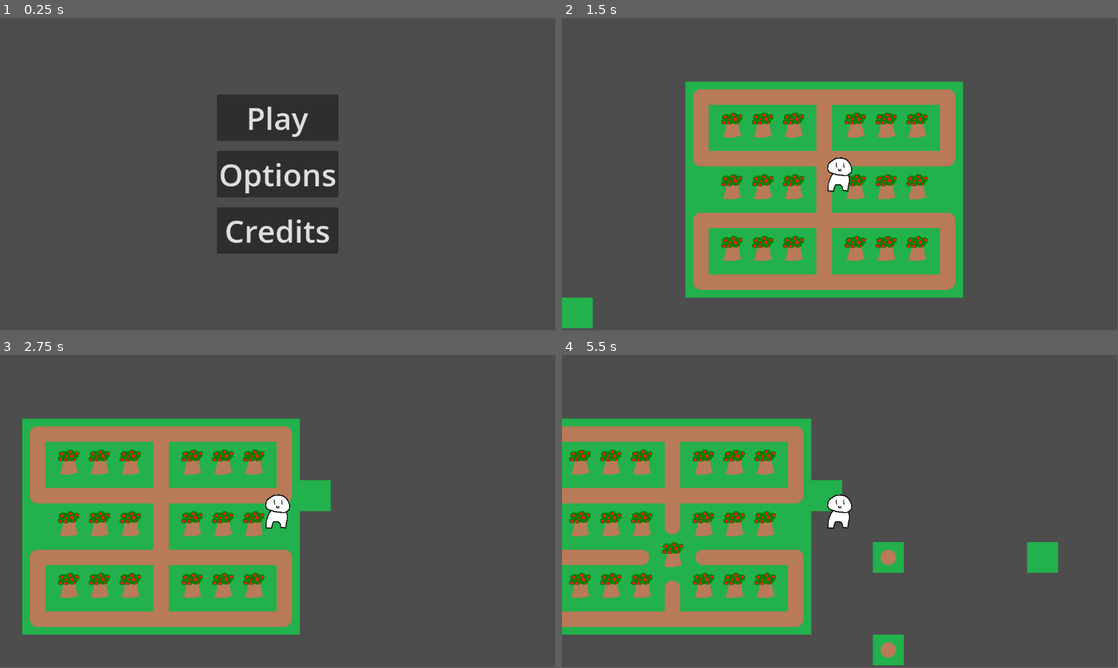
Above: before the commit, frames 1-4 (two rows, left to right).
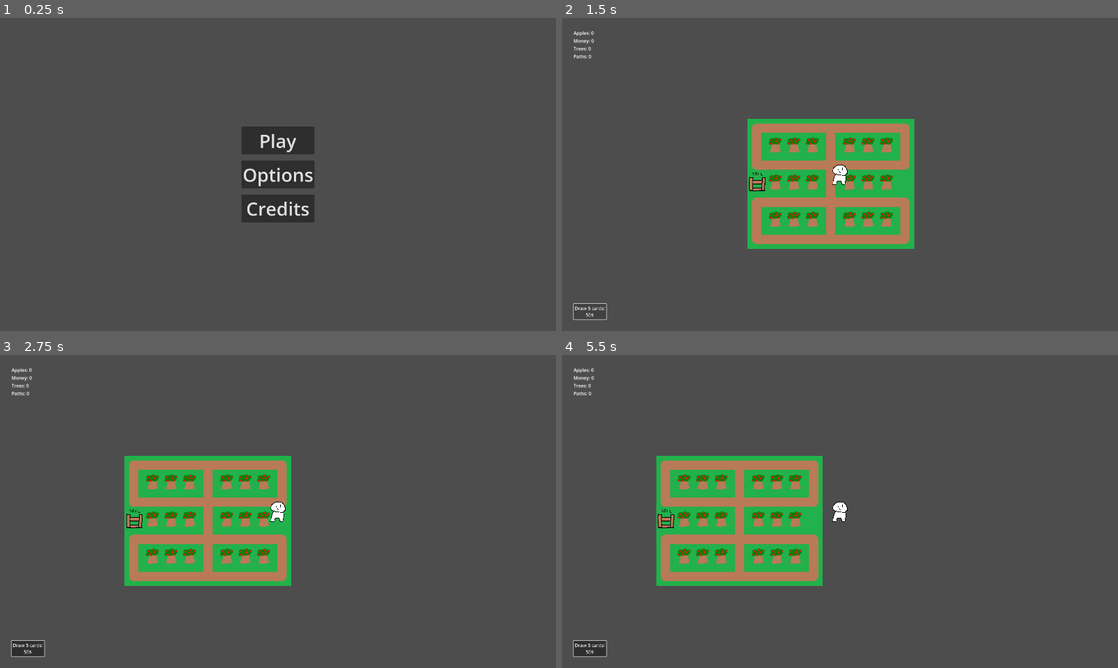
Above: after the commit, the same moments.

Repository: Neon72/ExterraAppleGame
Game: Godot game, scene res://Scenes/Main_menu.tscn
The game is run twice, just before and just after one commit, with the same random seed, the same clock (stepped at 60 frames per second) and the same inputs.
Inputs (mouse positions are in pixels of both pictures, inside the frame that each line leads up to):
- Up to frame 1 (0.25 s): no input
- Up to frame 2 (1.5 s): click "Play" at 0.5 s; click (589, 312) at 1.25 s, where only the run after the commit has a clickable "Draw 5 cards! 50$"
- Up to frame 3 (2.75 s): tap Enter at 2 s; move the mouse to (400, 495) at 2.02 s; hold D (right) from 2.03 s (still down); tap 1 (1) at 2.1 s; click (400, 495) at 2.17 s; tap 2 (2) at 2.3 s
- Up to frame 4 (5.5 s): move the mouse to (728, 527) at 2.77 s; release D (right) at 2.78 s; hold S (down) 2.78-3.53 s; tap 2 (2) at 2.85, 5.3 s; click (728, 527) at 2.92 s; tap 3 (3) at 3.05, 3.6 s; move the mouse to (895, 442) at 3.52 s; hold D (right) 3.53-4.28 s; click (895, 442) at 3.67 s; tap B (Build Mode, bound only after the commit) at 3.8, 4.35 s; move the mouse to (812, 574) at 4.27 s; hold W (up) 4.28-5.03 s; click (812, 574) at 4.42 s; tap 1 (1) at 4.55, 5.1 s; move the mouse to (1006, 558) at 5.02 s; hold A (left) from 5.03 s (still down); click (1006, 558) at 5.17 s
The window is 799x449 before the commit and 800x450 after it. Grey fills any space a smaller window leaves; there, only what the larger window draws over its background counts as a difference.

The runs differ from the first frame. In frame 1, 8.4% of the frame differs, in the area x 39-61%, y 24-76%; in frame 2, 30%; in frame 3, 31%, in the area x 2-60%, y 4-97%; in frame 4, 29%.

Commit message:
Minimum-Viable Prototype! Added selling apples, gathering apples, proper tile placement rules, money, the basics needed for the game to function, now we build on these

Diff:
--- a/Scenes/Main.tscn
+++ b/Scenes/Main.tscn
@@ -1,12 +1,16 @@
-[gd_scene load_steps=6 format=3 uid="uid://b0eiihjumr3mi"]
+[gd_scene load_steps=8 format=3 uid="uid://b0eiihjumr3mi"]
 
 [ext_resource type="TileSet" uid="uid://b157yei3uv3yg" path="res://Textures/World.tres" id="1_2blvh"]
 [ext_resource type="Script" path="res://Scripts/Player.gd" id="1_ksxnn"]
 [ext_resource type="Texture2D" uid="uid://18wkko5xgikb" path="res://Textures/Billy.png" id="2_23x3y"]
 [ext_resource type="Script" path="res://Scripts/TilePlacement.gd" id="2_lvwct"]
+[ext_resource type="Texture2D" uid="uid://cf4xtpaahycpn" path="res://Textures/SellBasketpng.png" id="5_vqbra"]
 
 [sub_resource type="RectangleShape2D" id="RectangleShape2D_qhau4"]
 size = Vector2(32, 32)
+
+[sub_resource type="RectangleShape2D" id="RectangleShape2D_cvv55"]
+size = Vector2(290, 330)
 
 [node name="World" type="Node"]
 
@@ -34,6 +38,38 @@
 
 [node name="Camera2D" type="Camera2D" parent="CharacterBody2D"]
 
+[node name="VBoxContainer" type="VBoxContainer" parent="CharacterBody2D/Camera2D"]
+z_index = 1
+offset_left = -920.0
+offset_top = -500.0
+offset_right = -919.0
+offset_bottom = -450.0
+
+[node name="Apples" type="Label" parent="CharacterBody2D/Camera2D/VBoxContainer"]
+layout_mode = 2
+
+[node name="Money" type="Label" parent="CharacterBody2D/Camera2D/VBoxContainer"]
+layout_mode = 2
+
+[node name="Trees" type="Label" parent="CharacterBody2D/Camera2D/VBoxContainer"]
+layout_mode = 2
+
+[node name="Paths" type="Label" parent="CharacterBody2D/Camera2D/VBoxContainer"]
+layout_mode = 2
+
+[node name="Button" type="Button" parent="CharacterBody2D/Camera2D"]
+texture_filter = 1
+anchors_preset = 2
+anchor_top = 1.0
+anchor_bottom = 1.0
+offset_left = -920.0
+offset_top = 446.0
+offset_right = -815.0
+offset_bottom = 500.0
+grow_vertical = 0
+text = "Draw 5 cards!
+50$"
+
 [node name="Sprite2D" type="Sprite2D" parent="CharacterBody2D"]
 scale = Vector2(0.1, 0.1)
 texture = ExtResource("2_23x3y")
@@ -41,3 +77,23 @@
 [node name="CollisionShape2D" type="CollisionShape2D" parent="CharacterBody2D"]
 position = Vector2(0, 21)
 shape = SubResource("RectangleShape2D_qhau4")
+
+[node name="Timer" type="Timer" parent="."]
+wait_time = 10.0
+autostart = true
+
+[node name="Sprite2D" type="Sprite2D" parent="."]
+position = Vector2(-286, 26)
+scale = Vector2(0.2, 0.2)
+texture = ExtResource("5_vqbra")
+
+[node name="Area2D" type="Area2D" parent="Sprite2D"]
+
+[node name="CollisionShape2D" type="CollisionShape2D" parent="Sprite2D/Area2D"]
+position = Vector2(-0.00012207, 0)
+scale = Vector2(1, 1)
+shape = SubResource("RectangleShape2D_cvv55")
+
+[connection signal="pressed" from="CharacterBody2D/Camera2D/Button" to="CharacterBody2D" method="_on_button_pressed"]
+[connection signal="timeout" from="Timer" to="Places/Farm" method="_on_timer_timeout"]
+[connection signal="input_event" from="Sprite2D/Area2D" to="CharacterBody2D" method="_on_area_2d_input_event"]
--- /dev/null
+++ b/Scripts/GameMaster.gd
@@ -0,0 +1,7 @@
+extends Node
+
+var Apples = 0
+var Money = 0
+var Trees = 0
+var Paths = 0
+var BuildMode = false
--- a/Scripts/Player.gd
+++ b/Scripts/Player.gd
@@ -2,9 +2,18 @@
 
 
 const SPEED = 300.0
+@onready var Apples = get_node("Camera2D/VBoxContainer/Apples")
+@onready var Money = get_node("Camera2D/VBoxContainer/Money")
+@onready var Trees = get_node("Camera2D/VBoxContainer/Trees")
+@onready var Paths = get_node("Camera2D/VBoxContainer/Paths")
 
 
 func _physics_process(delta):
+
+	Apples.text = "Apples: " + str(GameMaster.Apples)
+	Money.text = "Money: " + str(GameMaster.Money)
+	Trees.text = "Trees: " + str(GameMaster.Trees)
+	Paths.text = "Paths: " + str(GameMaster.Paths)
 
 	var directionx = Input.get_axis("left", "right")
 	var directiony = Input.get_axis("up", "down")
@@ -13,3 +22,27 @@
 	velocity = movement * SPEED
 
 	move_and_slide()
+
+	if Input.is_action_just_pressed("Build Mode"):
+		if GameMaster.BuildMode:
+			GameMaster.BuildMode = false
+		else:
+			GameMaster.BuildMode = true
+
+
+func _on_area_2d_input_event(viewport, event, shape_idx):
+	if event is InputEventMouseButton:
+		GameMaster.Money += GameMaster.Apples * 2
+		GameMaster.Apples = 0
+
+
+func _on_button_pressed():
+	if GameMaster.Money >= 50:
+		for i in 5:
+			var RandCard = randi_range(1,2)
+			match RandCard:
+				1:
+					GameMaster.Trees += 1
+				2:
+					GameMaster.Paths += 1
+		GameMaster.Money -= 50
--- a/Scripts/TilePlacement.gd
+++ b/Scripts/TilePlacement.gd
@@ -3,7 +3,7 @@
 
 var sel = 1
 var PathAtlasCoords = [Vector2i(2,0),Vector2i(3,0),Vector2i(4,0),Vector2i(5,0),Vector2i(6,0), Vector2i(7,0),Vector2i(8,0),Vector2i(9,0), Vector2i(2,1),Vector2i(3,1),Vector2i(4,1),Vector2i(5,1),Vector2i(6,1), Vector2i(7,1),Vector2i(8,1),Vector2i(9,1)]
-# Called when the node enters the scene tree for the first time.
+var Trees = self.get_used_cells_by_id(0,0,Vector2i(1,0))
 func _ready():
 	pass # Replace with function body.
 
@@ -18,13 +18,35 @@
 		sel=3
 	var mouse :Vector2 = get_global_mouse_position()
 	var cell :Vector2 = self.local_to_map(mouse)
-	if Input.is_mouse_button_pressed(1):
-		self.erase_cell(0,cell)
+	if Input.is_mouse_button_pressed(1) and GameMaster.BuildMode:
 		if sel==1:
+			if self.get_cell_atlas_coords(0,cell) == Vector2i(1,0):
+				GameMaster.Trees += 0.5
+			if self.get_cell_atlas_coords(0,cell) != Vector2i(1,0) and self.get_cell_atlas_coords(0,cell) != Vector2i(0,0) and self.get_cell_source_id(0,cell) != -1:
+				GameMaster.Paths += 0.5
+			self.erase_cell(0,cell)
 			self.set_cells_terrain_connect(0,[cell],0,-1,true)
 			self.set_cell(0,cell,0,Vector2i(0,0),0)
-		if sel==2:
+		if sel==2 and GameMaster.Trees > 0:
+			if self.get_cell_atlas_coords(0,cell) == Vector2i(1,0):
+				return
+			if self.get_cell_atlas_coords(0,cell) != Vector2i(1,0) and self.get_cell_atlas_coords(0,cell) != Vector2i(0,0) and self.get_cell_source_id(0,cell) != -1:
+				GameMaster.Paths += 0.5
+			self.erase_cell(0,cell)
 			self.set_cells_terrain_connect(0,[cell],0,-1,true)
 			self.set_cell(0,cell,0,Vector2i(1,0),0)
-		if sel==3:
+			GameMaster.Trees -= 0.5
+		if sel==3 and GameMaster.Paths > 0:
+			if self.get_cell_atlas_coords(0,cell) == Vector2i(1,0):
+				GameMaster.Trees += 0.5
+			if self.get_cell_atlas_coords(0,cell) != Vector2i(1,0) and self.get_cell_atlas_coords(0,cell) != Vector2i(0,0) and self.get_cell_source_id(0,cell) != -1:
+				return
+			self.erase_cell(0,cell)
 			self.set_cells_terrain_connect(0,[cell],0,0,true)
+			GameMaster.Paths -= 0.5
+
+
+func _on_timer_timeout():
+	Trees = self.get_used_cells_by_id(0,0,Vector2i(1,0))
+	GameMaster.Apples += Trees.size()
+	print(GameMaster.Apples)
--- a/project.godot
+++ b/project.godot
@@ -14,6 +14,16 @@
 run/main_scene="res://Scenes/Main_menu.tscn"
 config/features=PackedStringArray("4.1", "Mobile")
 config/icon="res://icon.svg"
+
+[autoload]
+
+GameMaster="*res://Scripts/GameMaster.gd"
+
+[display]
+
+window/size/viewport_width=1920
+window/size/viewport_height=1080
+window/stretch/mode="viewport"
 
 [editor]
 
@@ -65,6 +75,11 @@
 "events": [Object(InputEventKey,"resource_local_to_scene":false,"resource_name":"","device":-1,"window_id":0,"alt_pressed":false,"shift_pressed":false,"ctrl_pressed":false,"meta_pressed":false,"pressed":false,"keycode":0,"physical_keycode":51,"key_label":0,"unicode":51,"echo":false,"script":null)
 ]
 }
+"Build Mode"={
+"deadzone": 0.5,
+"events": [Object(InputEventKey,"resource_local_to_scene":false,"resource_name":"","device":-1,"window_id":0,"alt_pressed":false,"shift_pressed":false,"ctrl_pressed":false,"meta_pressed":false,"pressed":false,"keycode":0,"physical_keycode":66,"key_label":0,"unicode":98,"echo":false,"script":null)
+]
+}
 
 [rendering]
 
Binary file added: Textures/SellBasketpng.png
Not shown, added: Textures/SellBasketpng.png.import
